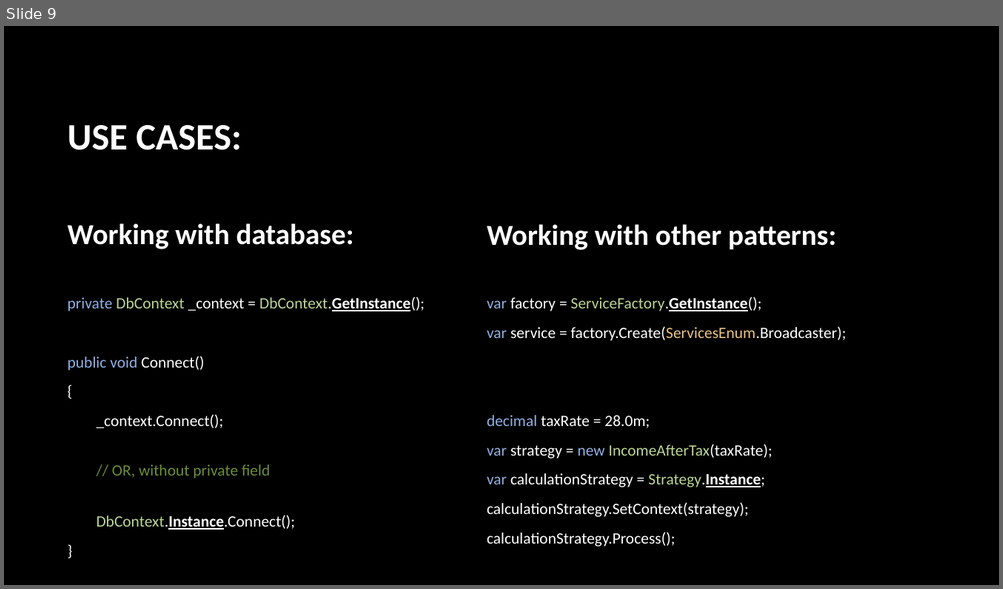
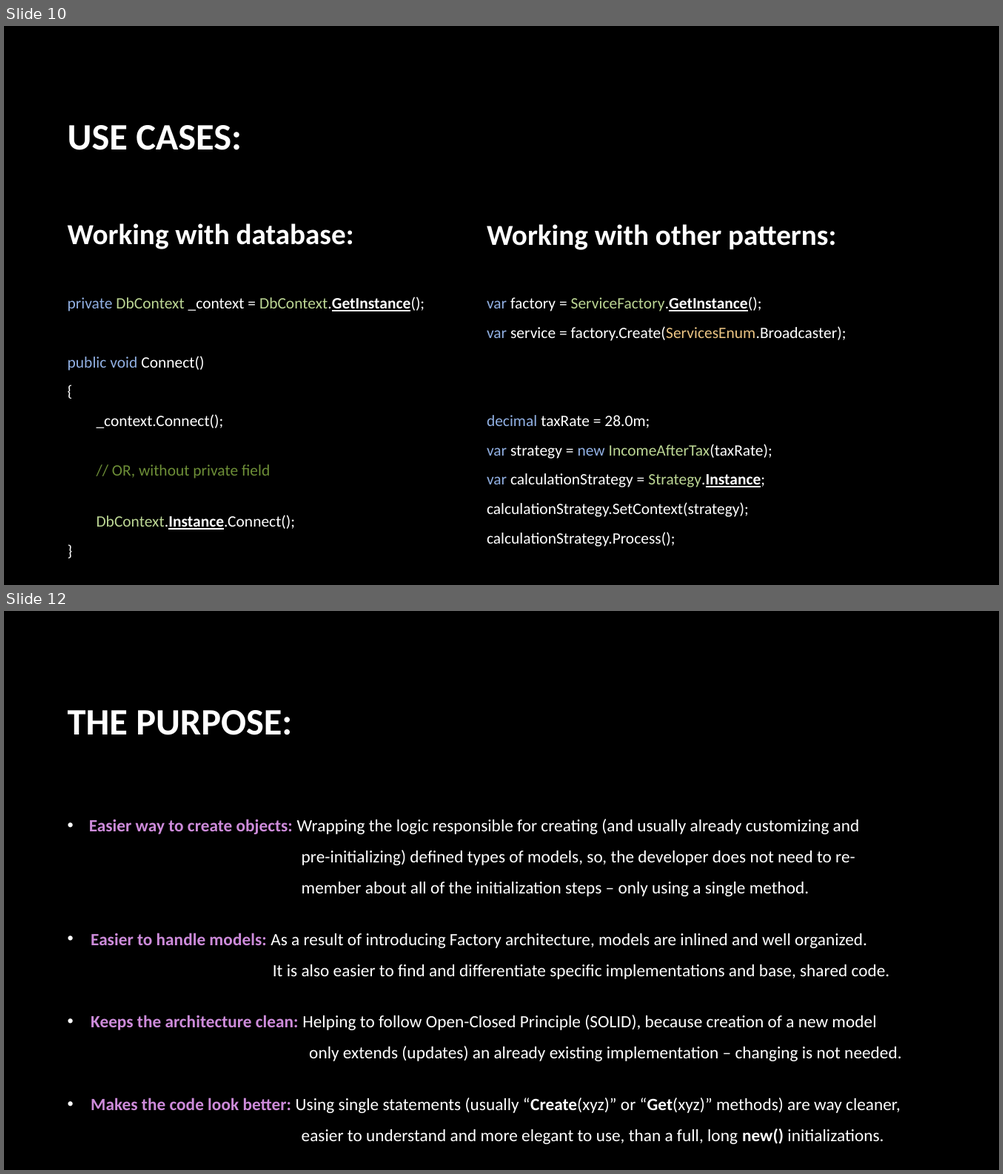
Before and after one commit to Thomas-M-Krystyan/ProgrammingWorkshops_DesignPatterns, a slide deck: Documentation/Design Patterns.pptx. Shown one above the other, each under a label of ours: slide 9 before the commit, slides 10 and 12 after it; the slides between them are not shown. The pictures are 1003x589 and 1003x1174 pixels, drawn with LibreOffice and Linux fonts; fonts in the diff are those of the drawing; background and template pictures are left out. Boxes give left, top, right and bottom in pixels: in the first picture for what was removed or moved away, otherwise in the second. Text is boxed around its words. In the diff, an @@ line names an element or a change of style, - is before the commit and + after.

```diff
--- a/Documentation/Design Patterns.pptx
+++ b/Documentation/Design Patterns.pptx
@@ slide 12 added at [4, 611, 999, 1170], background picture (left out) @@
@@ title added at [68, 710, 292, 735], 36 pt, text #FFFFFF, bold @@
+THE PURPOSE:
@@ text added at [89, 819, 901, 1145], 16.6 pt, text #FFFFFF @@
+• Easier way to create objects: Wrapping the logic responsible for creating (and usually already customizing and
+pre-initializing) defined types of models, so, the developer does not need to re-
+member about all of the initialization steps – only using a single method.
+• Easier to handle models: As a result of introducing Factory architecture, models are inlined and well organized.
+It is also easier to find and differentiate specific implementations and base, shared code.
+• Keeps the architecture clean: Helping to follow Open-Closed Principle (SOLID), because creation of a new model
+only extends (updates) an already existing implementation – changing is not needed.
+• Makes the code look better: Using single statements (usually “Create(xyz)” or “Get(xyz)” methods) are way cleaner,
+easier to understand and more elegant to use, than a full, long new() initializations.
@@ what was slide 9 is now slide 10 @@
```
Also in this commit, not shown: 2 slides changed, 6 other slides added.
